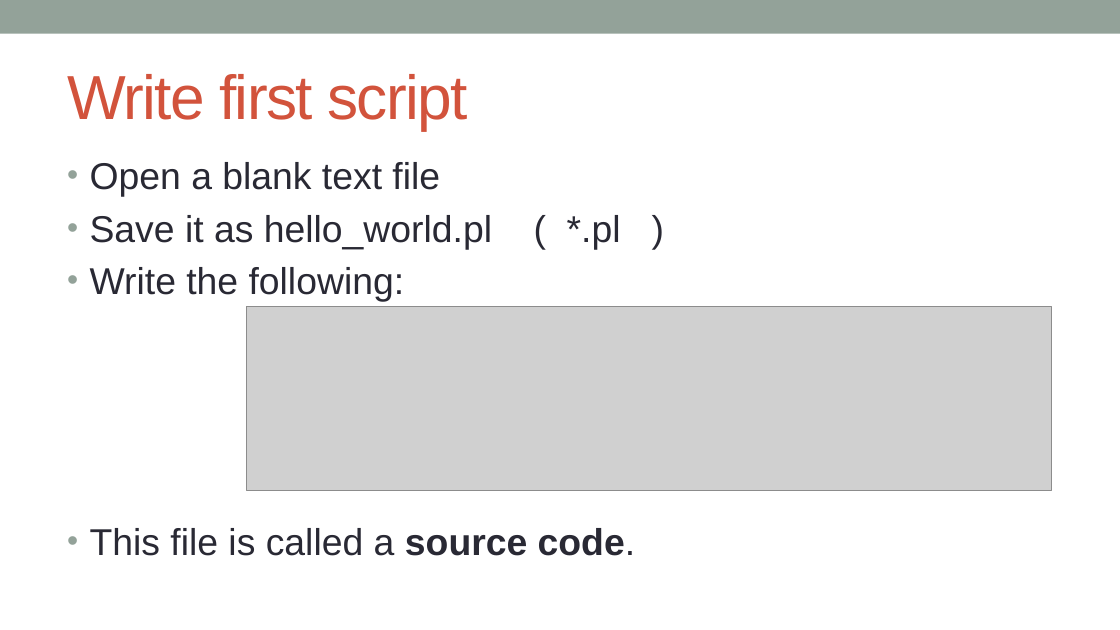
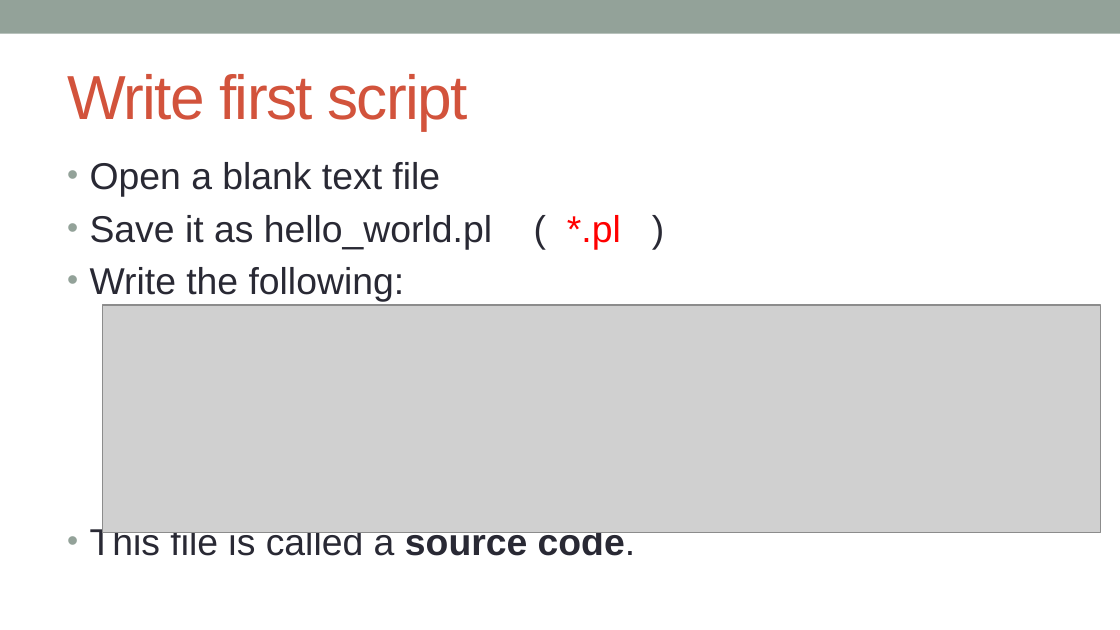
Before and after one commit to kanhu-pcr-code/bioinfo-PERL-course, a slide deck: slide 7 of PPTs/Getting_stared_with_perl.pptx. Drawn at 1120x630 pixels with LibreOffice and Linux fonts; fonts in the diff are those of the drawing; grey boxes stand for pictures. Boxes give left, top, right and bottom in pixels: in the first picture for what was removed or moved away, otherwise in the second. Text is boxed around its words. In the diff, an @@ line names an element or a change of style, - is before the commit and + after.

```diff
--- a/PPTs/Getting_stared_with_perl.pptx
+++ b/PPTs/Getting_stared_with_perl.pptx
@@ text at (90,215,621,249): text colour #292934 to #FF0000 in "*.pl" @@
@@ picture: place and size @@
-picture at (246,307,1052,491)
+picture at (103,305,1101,532)
```
Also in this commit, not shown: 7 other slides changed, 2 slides added, 22 other files.
